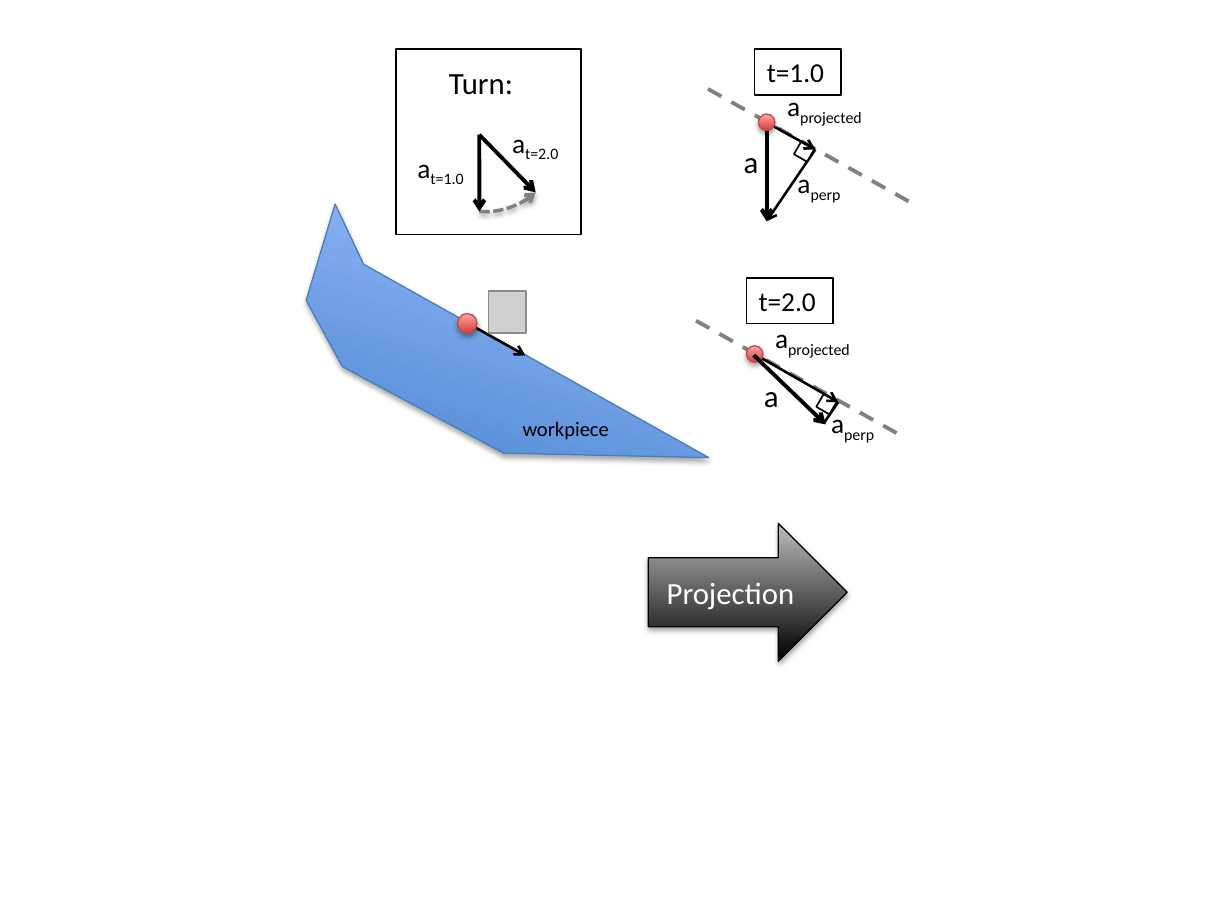
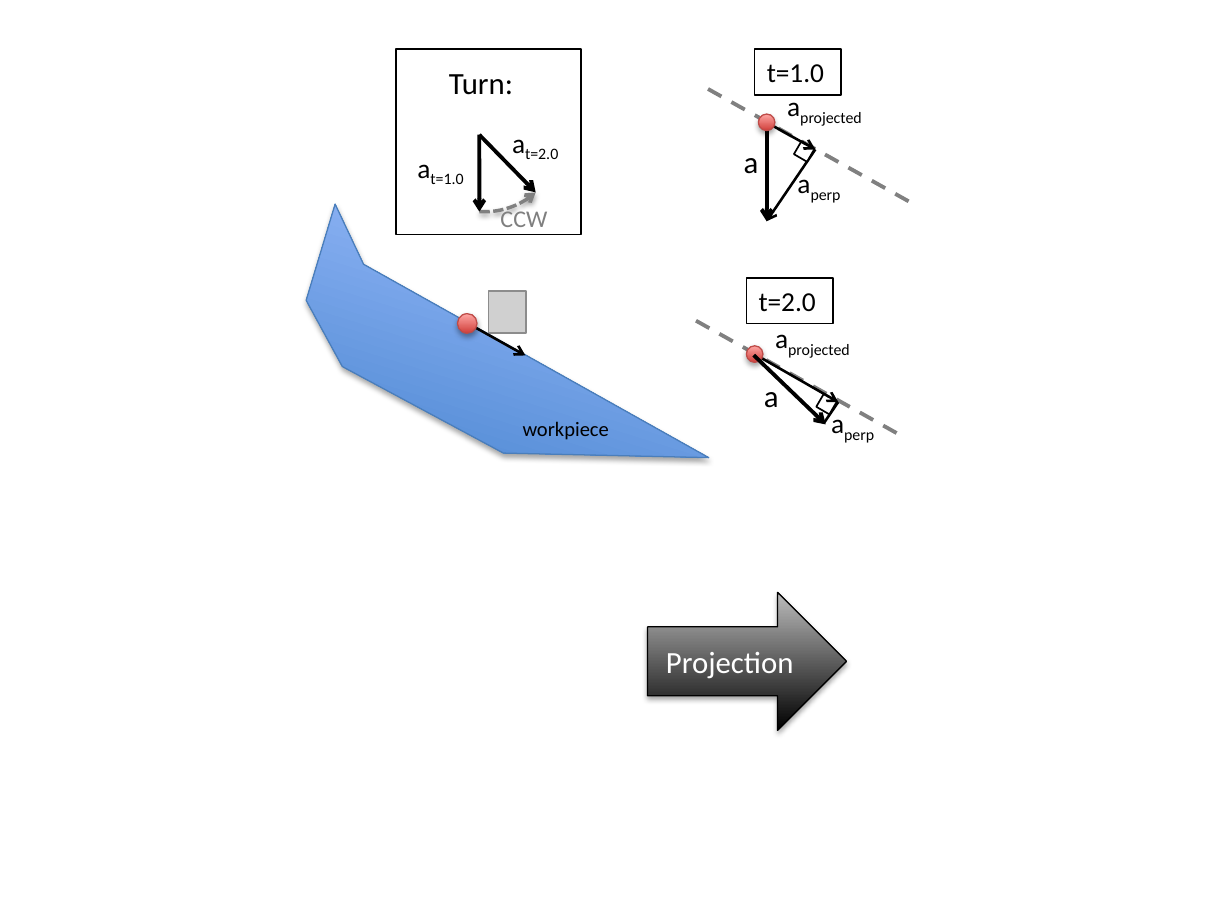
Before and after one commit to pcottle/MastersThesis, a slide deck: slide 12 of figures/figures.pptx. Drawn at 1232x924 pixels with LibreOffice and Linux fonts; fonts in the diff are those of the drawing; grey boxes stand for pictures. Boxes give left, top, right and bottom in pixels: in the first picture for what was removed or moved away, otherwise in the second. Text is boxed around its words. In the diff, an @@ line names an element or a change of style, - is before the commit and + after.

```diff
--- a/figures/figures.pptx
+++ b/figures/figures.pptx
@@ text added at box(500, 207, 547, 227), 14 pt, text #7F7F7F @@
+CCW
@@ right arrow "Projection": place and size @@
-right arrow "Projection" at box(648, 524, 848, 662)
+right arrow "Projection" at box(648, 593, 848, 731)
```
Also in this commit, not shown: 7 other slides changed, 9 other files.
